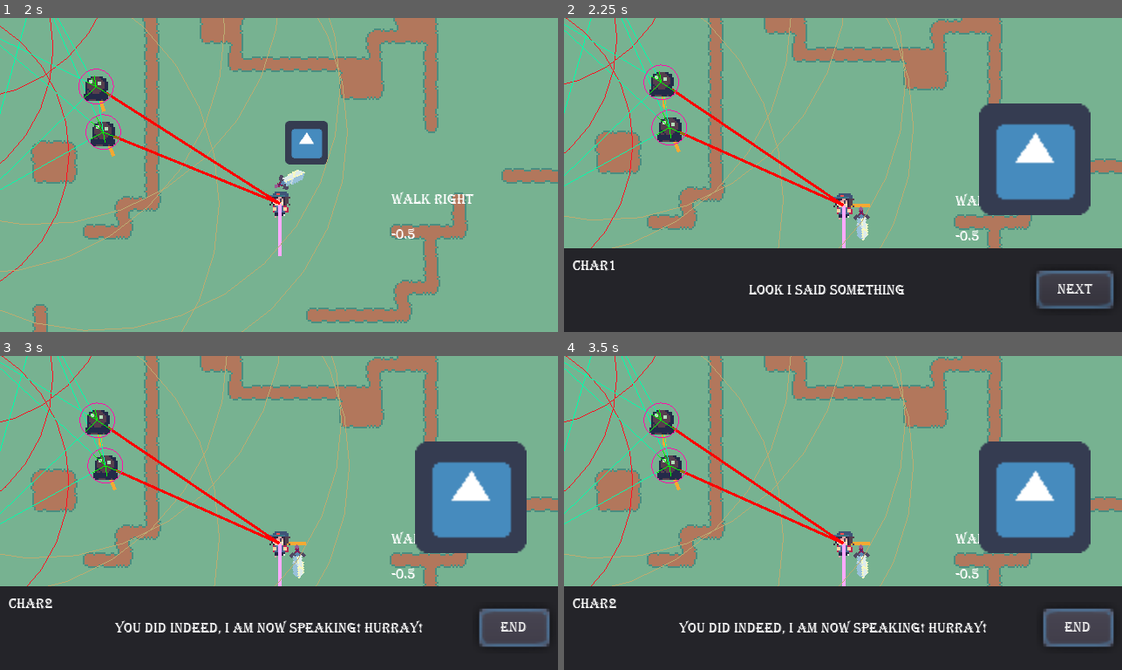
Above: before the commit, frames 1-4 (two rows, left to right).
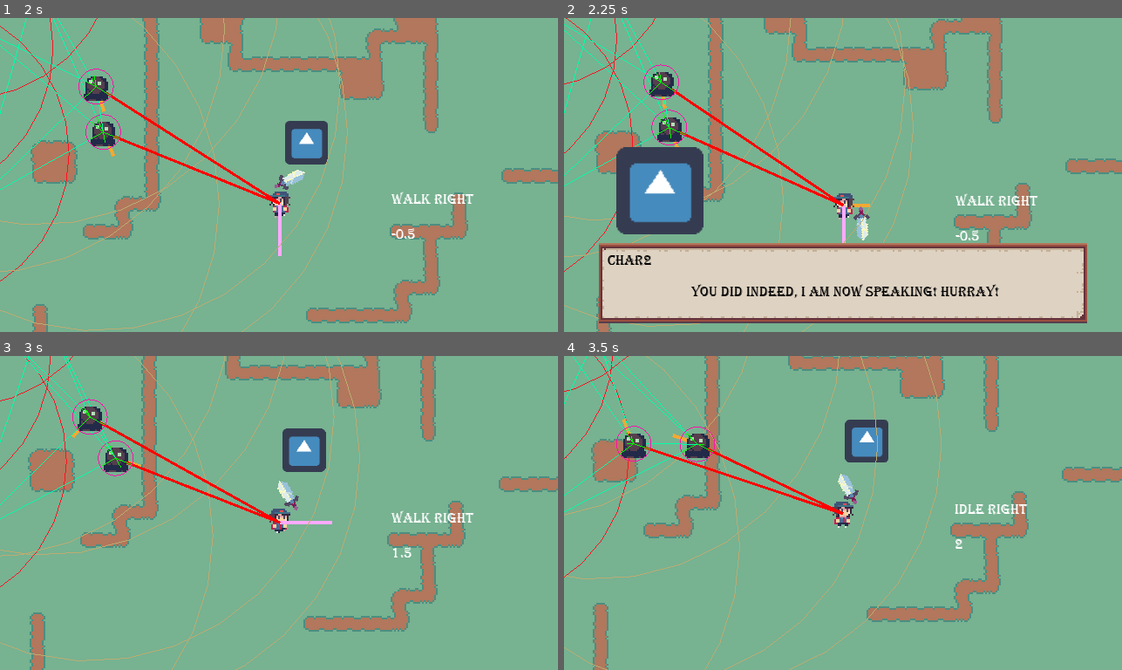
Above: after the commit, the same moments.

Repository: OceanBoy612/SimpleRPG
Game: Godot game, scene res://Code/Maps/Map1.tscn
Two runs of this game, one before a commit and one after it. Both use one fixed random seed, a clock stepped at 60 frames per second and the inputs below. The engine's default icon, where the game draws it, is replaced by a stand-in: a white triangle on a blue panel in a dark square.
Inputs (mouse positions are in pixels of both pictures, inside the frame that each line leads up to):
- Up to frame 1 (2 s): tap Enter (ui_accept) at 0.5, 0.77, 1.52 s; move the mouse to (401, 159) at 0.52 s; hold Right (ui_right) 0.53-1.28 s; hold E (interact) 0.53-1.28 s; click (401, 159) at 0.67 s; move the mouse to (167, 190) at 1.27 s; hold Down (ui_down) from 1.28 s (still down); click (167, 190) at 1.35 s; tap E (interact) at 1.55 s
- Up to frame 2 (2.25 s): move the mouse to (898, 105) at 2.02 s; release Down (ui_down) at 2.03 s; hold Right (ui_right) from 2.03 s (still down); hold E (interact) from 2.03 s (still down); click (898, 105) at 2.17 s
- Up to frame 3 (3 s): release Right (ui_right) at 2.75 s; release E (interact) at 2.75 s; click (513, 629) at 2.75 s, where only the run before the commit has a clickable "Next"
- Up to frame 4 (3.5 s): no input

Frame 1 is identical in both runs. In frame 2, 39% of the frame differs, in the area x 0-100%, y 27-100%; in frame 3, 48%; in frame 4, 50%, in the area x 0-100%, y 0-100%.

Commit message:
Removed buttons from dialogue. Now you click to advance to the next slide

Diff:
--- a/src/Code/Interface/GUI/DialogueBox.gd
+++ b/src/Code/Interface/GUI/DialogueBox.gd
@@ -5,25 +5,28 @@
 
 onready var dialogue_player = $DialoguePlayer as DialoguePlayer
 
-onready var name_label = $Panel/MC/Columns/Name as Label
-onready var text_label = $Panel/MC/Columns/Text as Label
+onready var name_label = $Panel/MC/Rows/Name as Label
+onready var text_label = $Panel/MC/Rows/Columns/Text as Label
 
-onready var button_next = $Panel/MC/Columns/ButtonNext as Button
-onready var button_finished = $Panel/MC/Columns/ButtonFinished as Button
+#onready var button_next = $Panel/MC/Rows/Columns/ButtonNext as Button
+#onready var button_finished = $Panel/MC/Rows/Columns/ButtonFinished as Button
 
 onready var portrait = $Portrait as TextureRect
 
+var dialogue_finished = false
 
 func start(dialogue: Dictionary) -> void:
 	# Reinitializes the UI and asks the DialoguePlayer to
 	# play the dialogue
-	button_finished.hide()
-	button_next.show()
-	button_next.grab_focus()
-	button_next.text = "Next"
+#	button_finished.hide()
+#	button_next.show()
+#	button_next.grab_focus()
+#	button_next.text = "Next"
+
 	dialogue_player.start(dialogue)
 	update_content()
 	show()
+	dialogue_finished = false
 
 
 func _on_ButtonNext_pressed() -> void:
@@ -32,9 +35,10 @@
 
 
 func _on_DialoguePlayer_finished() -> void:
-	button_next.hide()
-	button_finished.grab_focus()
-	button_finished.show()
+	dialogue_finished = true
+#	button_next.hide()
+#	button_finished.grab_focus()
+#	button_finished.show()
 
 
 func _on_ButtonFinished_pressed() -> void:
@@ -44,8 +48,22 @@
 
 func update_content() -> void:
 	var dialogue_player_name = dialogue_player.title
-	name_label.text = dialogue_player_name
+	name_label.text = DialogueDatabase.get_display_name(dialogue_player_name)
 	text_label.text = dialogue_player.text
 	portrait.texture = DialogueDatabase.get_texture(
 		dialogue_player_name, dialogue_player.expression
 	)
+
+
+
+func _on_DialogueBox_gui_input(event):
+	var cond1 = event is InputEventMouseButton and event.is_pressed()
+	var cond2 = event.is_action_pressed("interact") # dones't work
+#	print(event, cond1, cond2)
+	if cond1 or cond2:
+		if dialogue_finished:
+			emit_signal("dialogue_ended")
+			hide()
+		else:
+			dialogue_player.next()
+			update_content()
--- a/src/Code/Interface/GUI/DialogueBox.tscn
+++ b/src/Code/Interface/GUI/DialogueBox.tscn
@@ -1,12 +1,12 @@
-[gd_scene load_steps=3 format=2]
+[gd_scene load_steps=4 format=2]
 
+[ext_resource path="res://Art/~Sprites/Text box.png" type="Texture" id=1]
 [ext_resource path="res://Code/Interface/GUI/DialogueBox.gd" type="Script" id=2]
 [ext_resource path="res://Code/dialogue/DialoguePlayer.tscn" type="PackedScene" id=3]
 
 [node name="DialogueBox" type="Control"]
 anchor_right = 1.0
 anchor_bottom = 1.0
-mouse_filter = 2
 script = ExtResource( 2 )
 __meta__ = {
 "_edit_use_anchors_": false
@@ -17,19 +17,31 @@
 anchor_top = 1.0
 anchor_right = 1.0
 anchor_bottom = 1.0
-margin_left = -81.9795
-margin_top = -130.87
-margin_right = -19.9795
-margin_bottom = -46.8696
+margin_left = -289.89
+margin_top = -105.529
+margin_right = -239.89
+margin_bottom = -55.5288
+mouse_filter = 2
+expand = true
 __meta__ = {
 "_edit_use_anchors_": false
 }
 
-[node name="Panel" type="Panel" parent="."]
+[node name="Panel" type="NinePatchRect" parent="."]
 anchor_top = 1.0
 anchor_right = 1.0
 anchor_bottom = 1.0
-margin_top = -48.0
+margin_left = 20.0
+margin_top = -51.0
+margin_right = -20.0
+margin_bottom = -5.0
+texture = ExtResource( 1 )
+patch_margin_left = 6
+patch_margin_top = 6
+patch_margin_right = 6
+patch_margin_bottom = 6
+axis_stretch_horizontal = 2
+axis_stretch_vertical = 2
 __meta__ = {
 "_edit_use_anchors_": false
 }
@@ -37,6 +49,7 @@
 [node name="MC" type="MarginContainer" parent="Panel"]
 anchor_right = 1.0
 anchor_bottom = 1.0
+mouse_filter = 2
 custom_constants/margin_right = 5
 custom_constants/margin_top = 5
 custom_constants/margin_left = 5
@@ -45,50 +58,64 @@
 "_edit_use_anchors_": false
 }
 
-[node name="Columns" type="HBoxContainer" parent="Panel/MC"]
+[node name="Rows" type="VBoxContainer" parent="Panel/MC"]
 margin_left = 5.0
 margin_top = 5.0
-margin_right = 315.0
-margin_bottom = 43.0
+margin_right = 275.0
+margin_bottom = 41.0
+mouse_filter = 2
+custom_constants/separation = 0
+
+[node name="Name" type="Label" parent="Panel/MC/Rows"]
+self_modulate = Color( 0, 0, 0, 1 )
+margin_right = 270.0
+margin_bottom = 10.0
+size_flags_vertical = 5
+text = "Name"
+
+[node name="Columns" type="HBoxContainer" parent="Panel/MC/Rows"]
+margin_top = 10.0
+margin_right = 270.0
+margin_bottom = 36.0
 rect_pivot_offset = Vector2( -74.5, 22.5 )
+mouse_filter = 2
 size_flags_horizontal = 3
 size_flags_vertical = 3
 __meta__ = {
 "_edit_use_anchors_": false
 }
 
-[node name="Name" type="Label" parent="Panel/MC/Columns"]
-margin_right = 22.0
-margin_bottom = 38.0
-size_flags_vertical = 5
-text = "Name"
-
-[node name="Text" type="Label" parent="Panel/MC/Columns"]
-margin_left = 26.0
-margin_right = 266.0
-margin_bottom = 38.0
+[node name="Text" type="Label" parent="Panel/MC/Rows/Columns"]
+self_modulate = Color( 0, 0, 0, 1 )
+margin_right = 270.0
+margin_bottom = 26.0
 size_flags_horizontal = 3
 size_flags_vertical = 5
 text = "Dialogue Text"
 align = 1
 valign = 1
+autowrap = true
+clip_text = true
 
-[node name="ButtonNext" type="Button" parent="Panel/MC/Columns"]
-margin_left = 270.0
-margin_top = 9.0
-margin_right = 310.0
-margin_bottom = 29.0
+[node name="ButtonNext" type="Button" parent="Panel/MC/Rows/Columns"]
+visible = false
+margin_left = 225.0
+margin_top = 2.0
+margin_right = 270.0
+margin_bottom = 24.0
 rect_min_size = Vector2( 40, 20 )
+mouse_filter = 2
 size_flags_vertical = 4
 text = "Next"
 
-[node name="ButtonFinished" type="Button" parent="Panel/MC/Columns"]
+[node name="ButtonFinished" type="Button" parent="Panel/MC/Rows/Columns"]
 visible = false
 margin_left = 280.0
 margin_top = 14.0
 margin_right = 320.0
 margin_bottom = 34.0
 rect_min_size = Vector2( 40, 20 )
+mouse_filter = 2
 size_flags_vertical = 4
 text = "End"
 __meta__ = {
@@ -97,6 +124,7 @@
 
 [node name="DialoguePlayer" parent="." instance=ExtResource( 3 )]
 
-[connection signal="pressed" from="Panel/MC/Columns/ButtonNext" to="." method="_on_ButtonNext_pressed"]
-[connection signal="pressed" from="Panel/MC/Columns/ButtonFinished" to="." method="_on_ButtonFinished_pressed"]
+[connection signal="gui_input" from="." to="." method="_on_DialogueBox_gui_input"]
+[connection signal="pressed" from="Panel/MC/Rows/Columns/ButtonNext" to="." method="_on_ButtonNext_pressed"]
+[connection signal="pressed" from="Panel/MC/Rows/Columns/ButtonFinished" to="." method="_on_ButtonFinished_pressed"]
 [connection signal="finished" from="DialoguePlayer" to="." method="_on_DialoguePlayer_finished"]
--- a/src/Code/dialogue/DialogueDatabase.gd
+++ b/src/Code/dialogue/DialogueDatabase.gd
@@ -25,3 +25,8 @@
 	assert(character_name in characters)
 	assert(expression in characters[character_name].expressions)
 	return characters[character_name].expressions[expression]
+
+
+func get_display_name(character_name: String) -> String:
+	assert(character_name in characters)
+	return characters[character_name].display_name
--- a/src/Code/dialogue/characters/Char1.tres
+++ b/src/Code/dialogue/characters/Char1.tres
@@ -1,11 +1,11 @@
 [gd_resource type="Resource" load_steps=3 format=2]
 
 [ext_resource path="res://Code/dialogue/characters/Character.gd" type="Script" id=1]
-[ext_resource path="res://icon.png" type="Texture" id=2]
+[ext_resource path="res://Art/~Sprites/Player Portrait.png" type="Texture" id=2]
 
 [resource]
 script = ExtResource( 1 )
-display_name = "Char1"
+display_name = "I am the main character, Fear me!"
 backstory = "This character is but a test. A backstory would be too good for it. In fact this character does not even deserve a proper pronoun."
 expressions = {
 "neutral": ExtResource( 2 )
